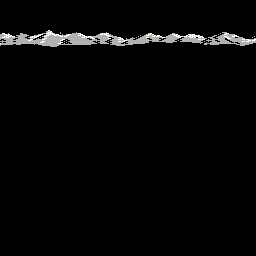
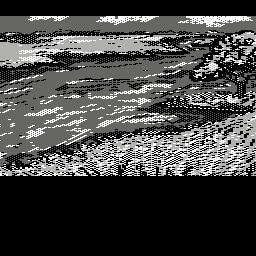
Revision of a layered 256x256 image; what changed, layer by layer:
hid "horizon-mountains", painted on it over [0, 21, 256, 47]
renamed "Pasted Layer #4" to "Pasted Layer #5", showed it, painted on it over [0, 16, 256, 176]
